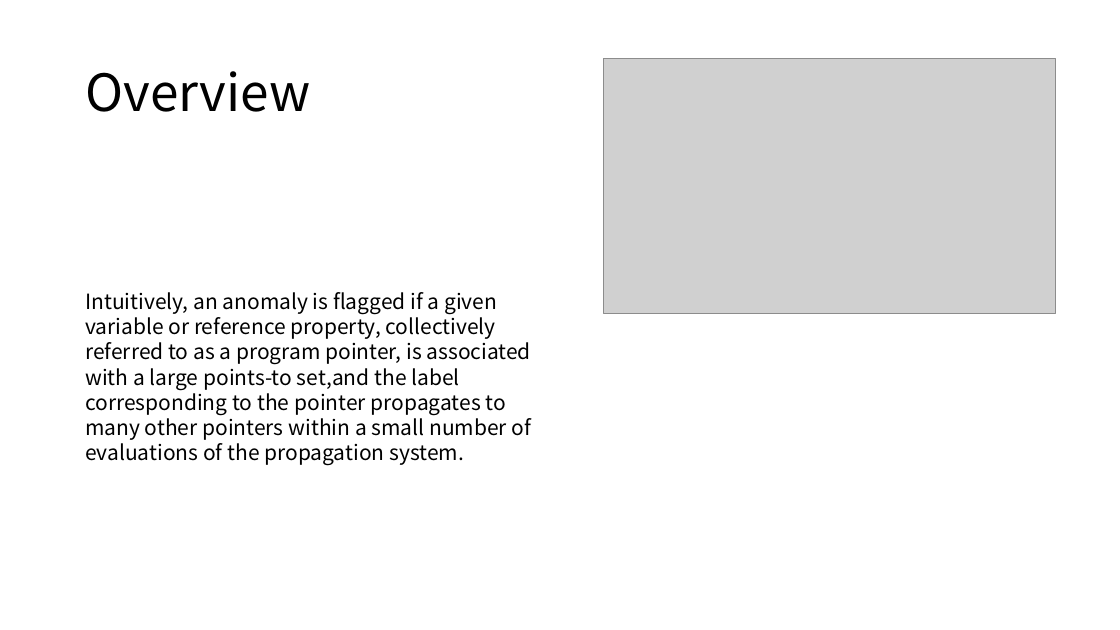
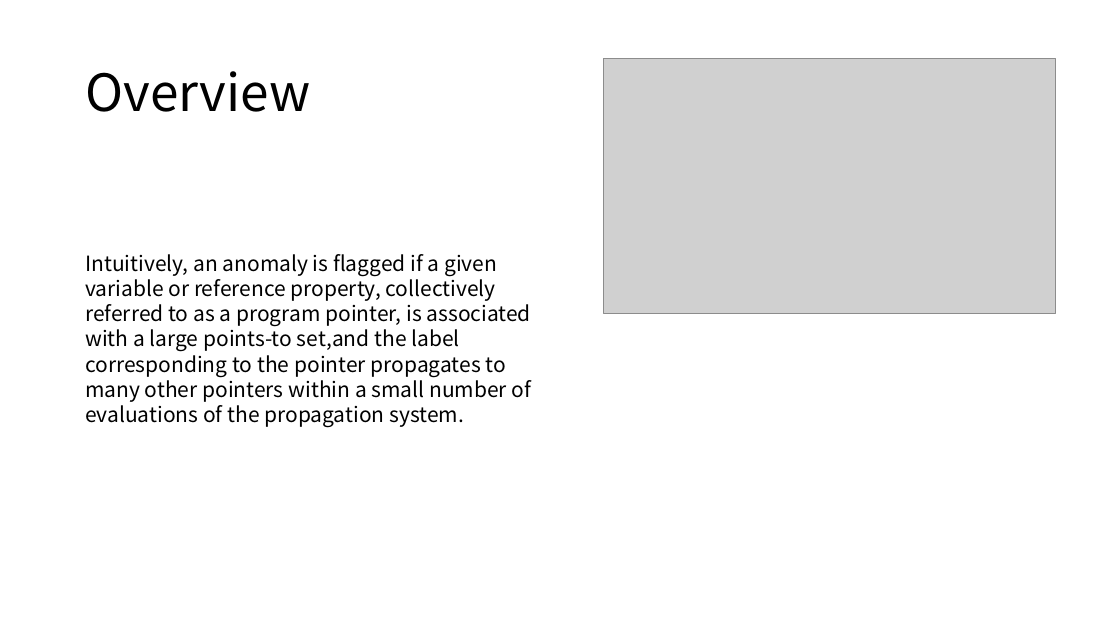
Before and after one commit to suliuzh/papers, a slide deck: slide 19 of 大组会en.pptx. Drawn at 1120x630 pixels with LibreOffice and Linux fonts; fonts in the diff are those of the drawing; grey boxes stand for pictures. Boxes give left, top, right and bottom in pixels: in the first picture for what was removed or moved away, otherwise in the second. Text is boxed around its words. In the diff, an @@ line names an element or a change of style, - is before the commit and + after.

```diff
--- a/大组会en.pptx
+++ b/大组会en.pptx
@@ text "Intuitively, an anomaly is flagged ...": place and size @@
-text "Intuitively, an anomaly is flagged ..." at bbox=[85, 292, 532, 465]
+text "Intuitively, an anomaly is flagged ..." at bbox=[85, 254, 532, 427]
```
Also in this commit, not shown: 11 other slides changed, 1 slide added, 1 slide removed, 2 other files.
